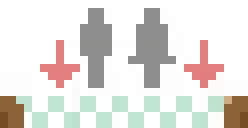
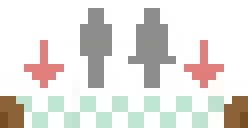
Layers edited between the first and the second 248 × 128 image:
painted on "Layer 3" over [24, 40, 80, 88]
painted on "Layer 2" over [224, 96, 232, 104]
